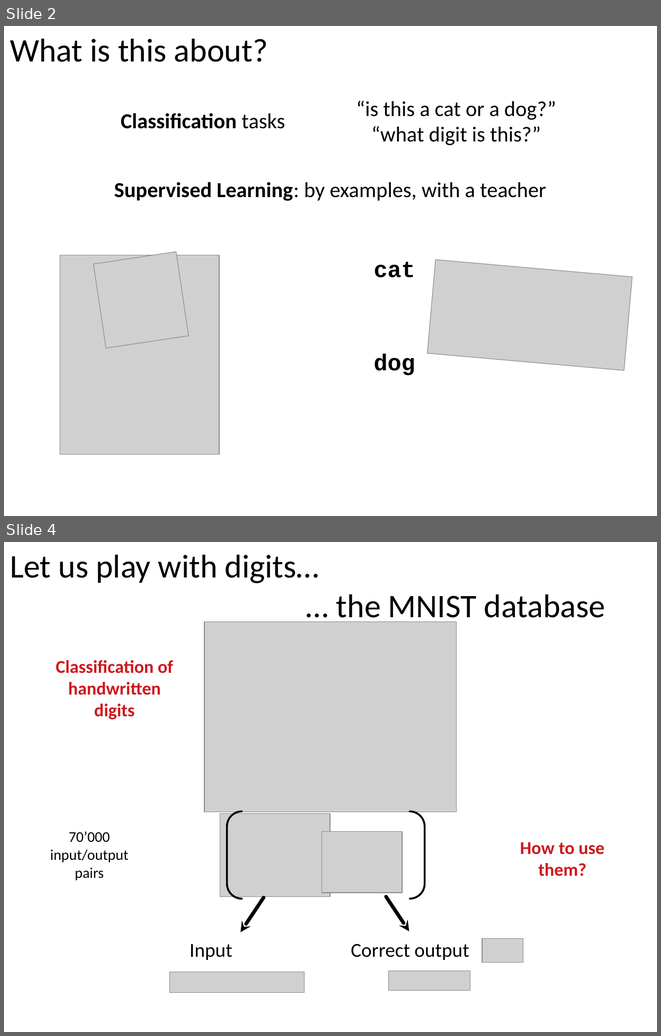
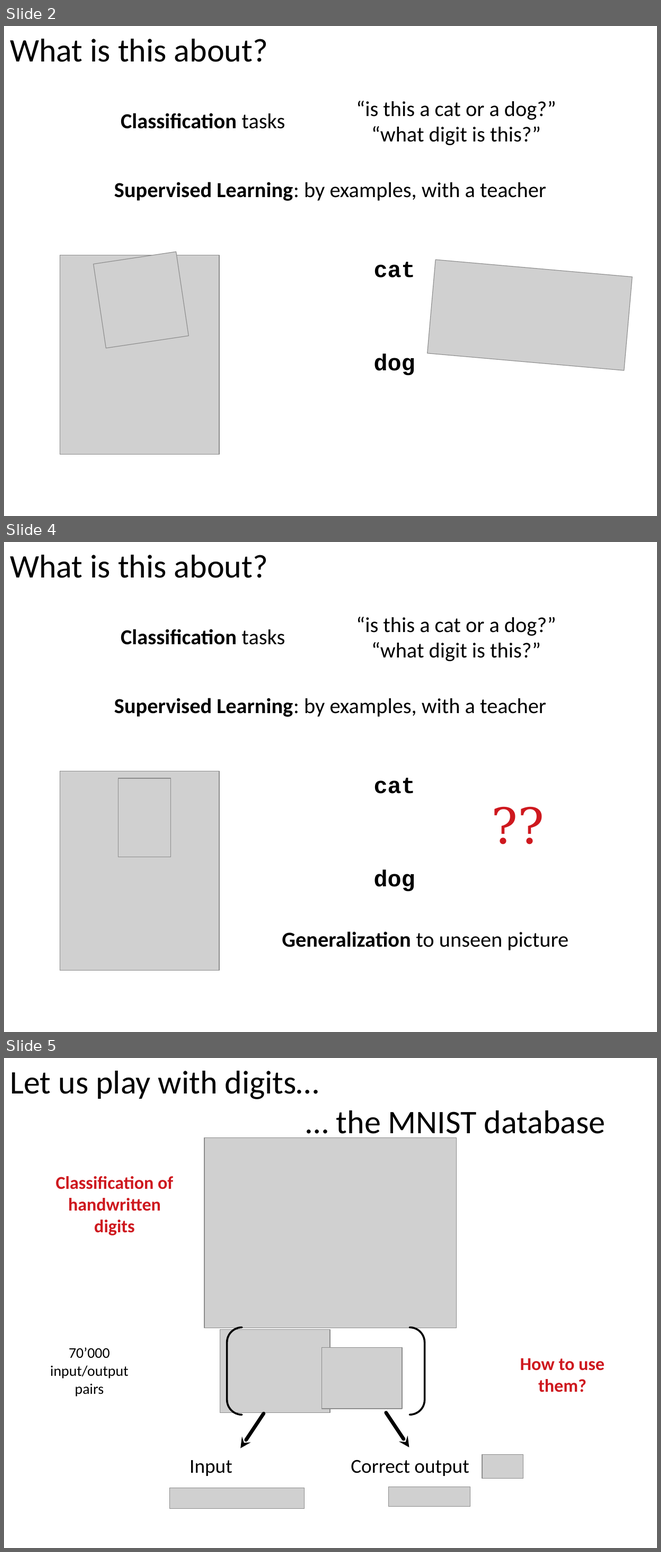
Before and after one commit to ansuini/Winter_School_QLS_2018, a slide deck: Lecture1/slides/Alberto_DeepLearning.odp. Shown one above the other, each under a label of ours: slides 2 and 4 before the commit, slides 2, 4 and 5 after it; the slides between them are not shown. The pictures are 661x1036 and 661x1552 pixels, drawn with LibreOffice and Linux fonts; fonts in the diff are those of the drawing; grey boxes stand for pictures; background and template pictures are left out. Boxes give left, top, right and bottom in pixels: in the first picture for what was removed or moved away, otherwise in the second. Text is boxed around its words. In the diff, an @@ line names an element or a change of style, - is before the commit and + after.

```diff
--- a/Lecture1/slides/Alberto_DeepLearning.odp
+++ b/Lecture1/slides/Alberto_DeepLearning.odp
@@ slide 4 added at [4, 542, 657, 1032], background #FFFFFF @@
@@ text added at [10, 555, 268, 578], 40 pt, text #000000 @@
+What is this about?
@@ text added at [356, 617, 556, 661], 26 pt, text #000000 @@
+“is this a cat or a dog?”
+“what digit is this?”
@@ text added at [121, 629, 285, 645], 26 pt, text #000000, bold @@
+Classification tasks
@@ text added at [114, 698, 546, 717], 26 pt, text #000000 @@
+Supervised Learning: by examples, with a teacher
@@ picture added at [60, 771, 220, 970] @@
@@ picture added at [118, 778, 170, 857] @@
@@ text added at [374, 778, 415, 794], 28 pt, text #000000, bold @@
+cat
@@ text added at [486, 792, 550, 855], 60 pt, text #CE181E @@
+??
@@ text added at [374, 870, 415, 892], 28 pt, text #000000, bold @@
+dog
@@ text added at [282, 932, 568, 951], 26 pt, text #000000 @@
+Generalization to unseen picture
@@ what was slide 4 is now slide 5 @@
```
Also in this commit, not shown: 5 slides changed, 10 other files.
